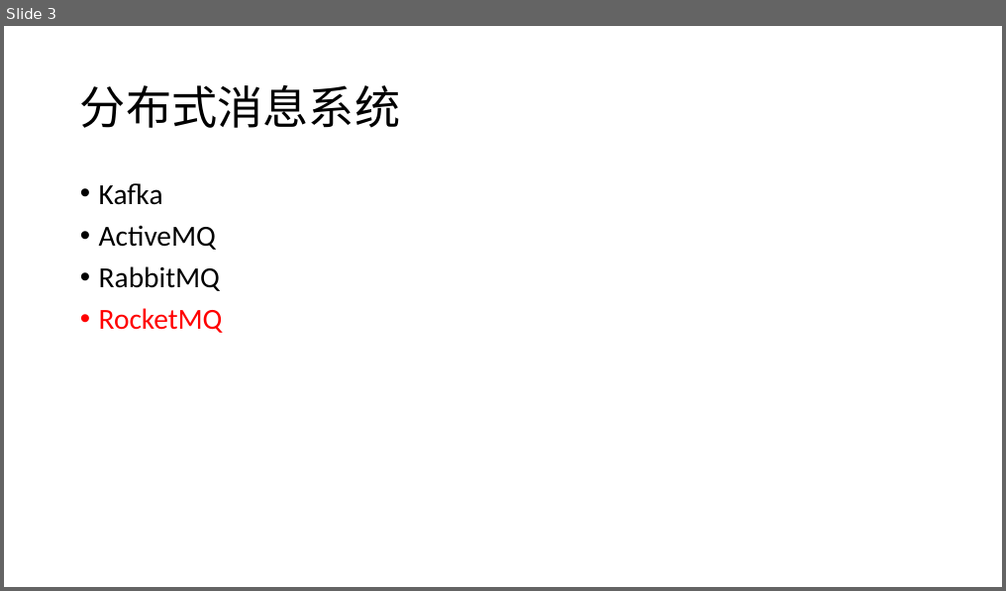
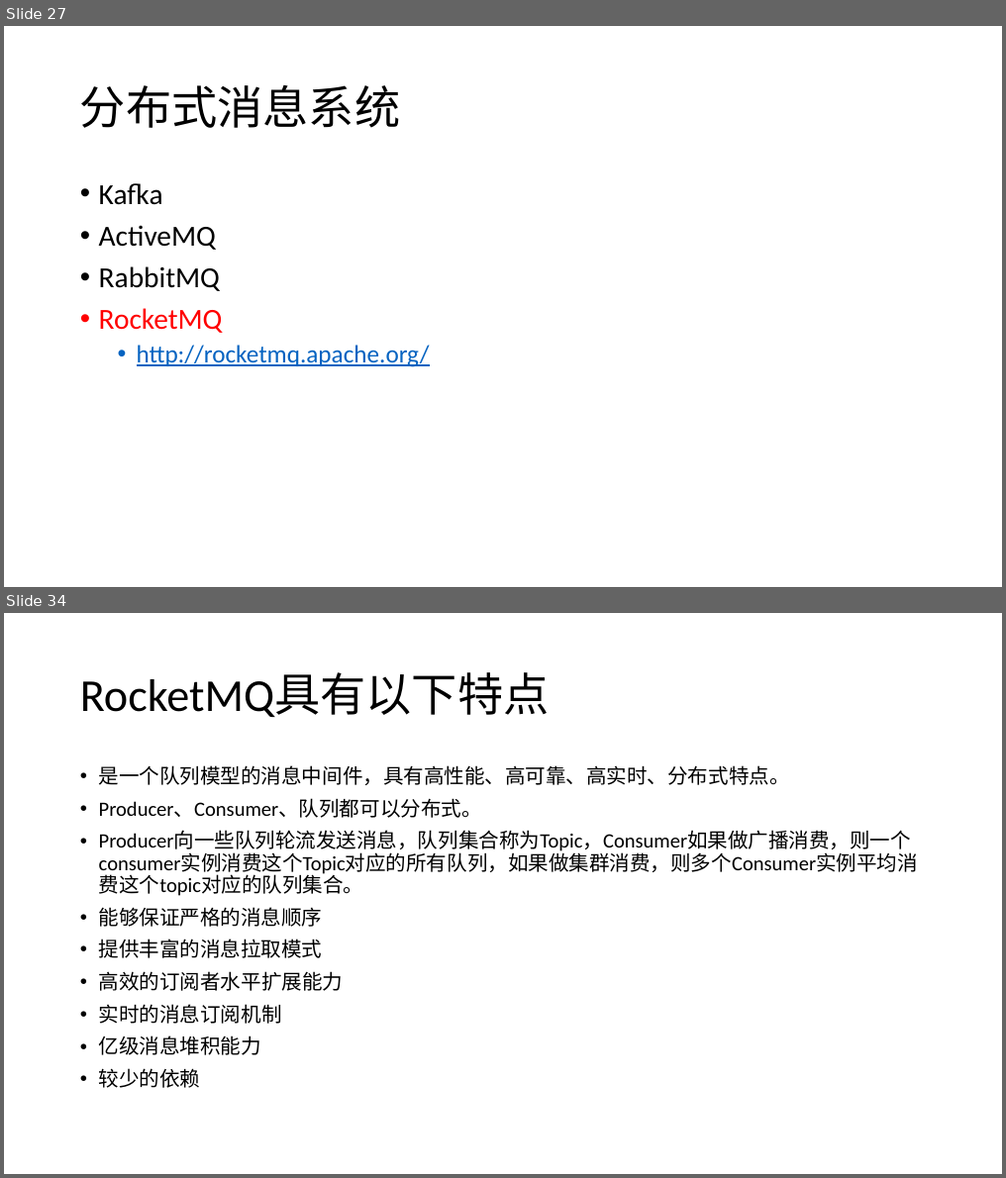
Before and after one commit to csliangdu/ExchangeAgg, a slide deck: doc/Coin.pptx. Shown one above the other, each under a label of ours: slide 3 before the commit, slides 27 and 34 after it; the slides between them are not shown. The pictures are 1006x591 and 1006x1178 pixels, drawn with LibreOffice and Linux fonts; fonts in the diff are those of the drawing. Boxes give left, top, right and bottom in pixels: in the first picture for what was removed or moved away, otherwise in the second. Text is boxed around its words. In the diff, an @@ line names an element or a change of style, - is before the commit and + after.

```diff
--- a/doc/Coin.pptx
+++ b/doc/Coin.pptx
@@ slide 34 added at [4,613,1002,1174], background #FFFFFF @@
@@ title added at [80,673,549,717], 44 pt, text #000000 @@
+RocketMQ具有以下特点
@@ text added at [99,765,918,1088], 19.6 pt, text #000000 @@
+• 是一个队列模型的消息中间件，具有高性能、高可靠、高实时、分布式特点。
+• Producer、Consumer、队列都可以分布式。
+• Producer向一些队列轮流发送消息，队列集合称为Topic，Consumer如果做广播消费，则一个consumer实例消费这个Topic对应的所有队列，如果做集群消费，则多个Consumer实例平均消费这个topic对应的队列集合。
+• 能够保证严格的消息顺序
+• 提供丰富的消息拉取模式
+• 高效的订阅者水平扩展能力
+• 实时的消息订阅机制
+• 亿级消息堆积能力
+• 较少的依赖
@@ what was slide 3 is now slide 27 @@
@@ slide 27 changed as well @@
@@ text at [137,345,430,368]: paragraph added @@
+  • http://rocketmq.apache.org/
```
Also in this commit, not shown: 3 other slides changed, 57 other slides added, 1 slide removed.
